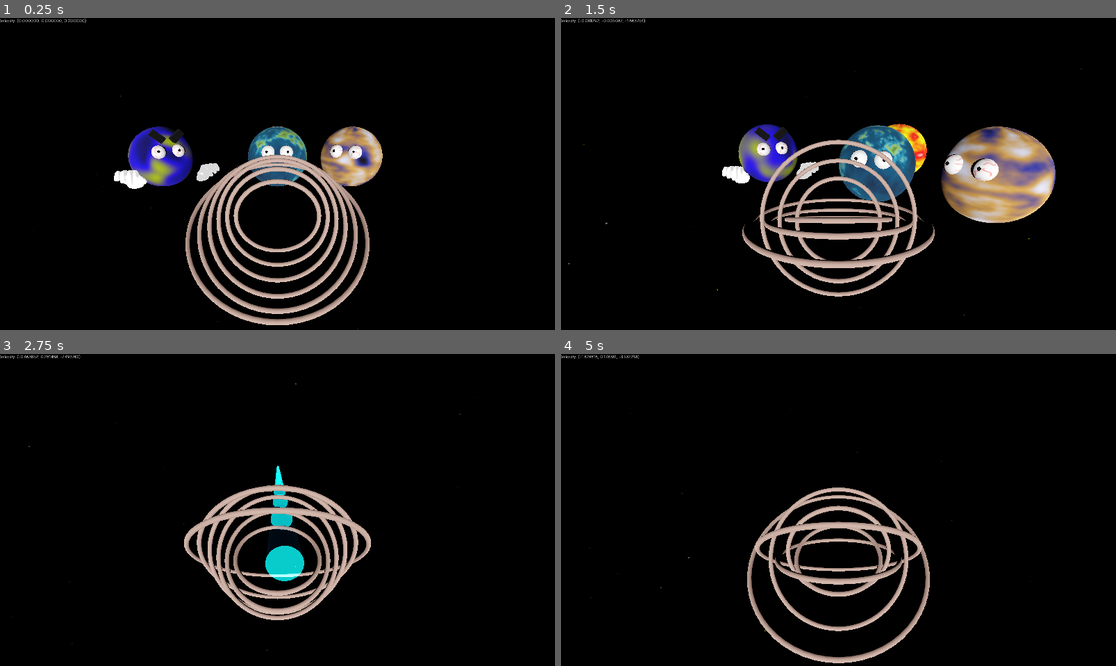
Above: before the commit, frames 1-4 (two rows, left to right).
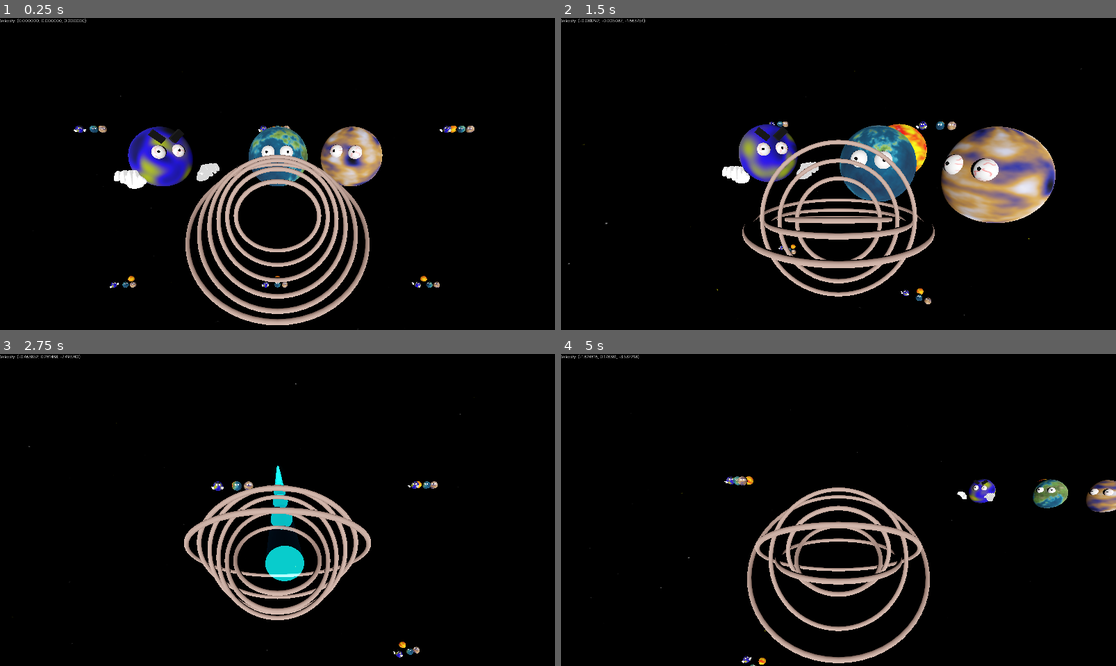
Above: after the commit, the same moments.

Repository: partkyle/godot-sparpg
Game: Godot game, scene res://game.tscn
The game is run twice, just before and just after one commit, with the same random seed, the same clock (stepped at 60 frames per second) and the same inputs.
Inputs (mouse positions are in pixels of both pictures, inside the frame that each line leads up to):
- Up to frame 1 (0.25 s): no input
- Up to frame 2 (1.5 s): tap Enter at 0.5 s; move the mouse to (866, 174) at 0.52 s; hold Q (decelerate) 0.53-1.28 s; hold E (accelerate) from 0.53 s (still down); move the mouse to (810, 174) at 1.27 s; tap F (melee) at 1.35 s
- Up to frame 3 (2.75 s): keep holding E (accelerate); move the mouse to (288, 503) at 2.02 s; press the mouse at (288, 503) at 2.03 s
- Up to frame 4 (5 s): keep holding E (accelerate); move the mouse to (832, 516) at 2.77 s; release the mouse at (832, 516) at 2.78 s; tap 0 at 2.85 s; move the mouse to (877, 513) at 3.52 s; hold Q (decelerate) 3.53-4.28 s; move the mouse to (794, 506) at 4.27 s; tap F (melee) at 4.35 s

The runs differ from the first frame. In frame 1, 3.0% of the frame differs, in the area x 13-86%, y 34-87%; in frame 2, 5.3%, in the area x 31-90%, y 33-92%; in frame 3, 0.3%; in frame 4, 1.4%.
Error after the commit: Invalid access to property or key 'global_position' on a base object of type 'Nil'. (res://entities/gridspawner/gridspawner.gd:14)

Commit message:
add gridspawner and spawn enemies in chunks

Diff:
--- /dev/null
+++ b/entities/enemygroup/EnemyGroup.tscn
@@ -0,0 +1,271 @@
+[gd_scene load_steps=43 format=3 uid="uid://c1ceeb6f0mny"]
+
+[ext_resource type="Script" uid="uid://cojqsp8br3pks" path="res://entities/enemygroup/enemy_group.gd" id="1_vm7jg"]
+[ext_resource type="Script" uid="uid://4tbts5iaml8k" path="res://entities/planet/planet.gd" id="2_ruxed"]
+[ext_resource type="Shader" uid="uid://cmonbjnvu1osx" path="res://entities/planet/planet.gdshader" id="3_k58rf"]
+[ext_resource type="Texture2D" uid="uid://b6oyi1p2polxr" path="res://entities/planet/assets/bloodshot-eyes.png" id="4_83qre"]
+[ext_resource type="PackedScene" uid="uid://ytxhomuqwq3" path="res://entities/hand/hand.tscn" id="5_t5bym"]
+[ext_resource type="Texture2D" uid="uid://cd8jbgjrnw6jo" path="res://entities/planet/assets/TexturesForPlanets-TerrestrialWorldsPack/Terrestrial1.png" id="6_hsbn4"]
+
+[sub_resource type="Gradient" id="Gradient_7jktm"]
+offsets = PackedFloat32Array(0, 0.296296, 0.698413, 0.978836)
+colors = PackedColorArray(0, 0, 0, 1, 0.110736, 0, 0.874512, 1, 0.593399, 0.683127, 7.70092e-07, 1, 0.978005, 0.403699, 0.676539, 1)
+
+[sub_resource type="FastNoiseLite" id="FastNoiseLite_ryrav"]
+noise_type = 3
+frequency = 0.0244
+fractal_octaves = 10
+fractal_lacunarity = 1.065
+fractal_gain = 1.4
+
+[sub_resource type="NoiseTexture3D" id="NoiseTexture3D_cnpgn"]
+resource_local_to_scene = true
+seamless = true
+color_ramp = SubResource("Gradient_7jktm")
+noise = SubResource("FastNoiseLite_ryrav")
+
+[sub_resource type="ShaderMaterial" id="ShaderMaterial_j5wjh"]
+render_priority = 0
+shader = ExtResource("3_k58rf")
+shader_parameter/noise_texture = SubResource("NoiseTexture3D_cnpgn")
+
+[sub_resource type="SphereMesh" id="SphereMesh_redn1"]
+material = SubResource("ShaderMaterial_j5wjh")
+
+[sub_resource type="StandardMaterial3D" id="StandardMaterial3D_qhcbd"]
+albedo_texture = ExtResource("4_83qre")
+
+[sub_resource type="SphereMesh" id="SphereMesh_kxouv"]
+material = SubResource("StandardMaterial3D_qhcbd")
+
+[sub_resource type="StandardMaterial3D" id="StandardMaterial3D_vaj68"]
+albedo_color = Color(0, 0, 0, 1)
+
+[sub_resource type="SphereMesh" id="SphereMesh_fu6pl"]
+material = SubResource("StandardMaterial3D_vaj68")
+
+[sub_resource type="StandardMaterial3D" id="StandardMaterial3D_j5wjh"]
+albedo_color = Color(0, 0, 0, 1)
+
+[sub_resource type="BoxMesh" id="BoxMesh_a54bq"]
+material = SubResource("StandardMaterial3D_j5wjh")
+size = Vector3(1, 0.505, 0.39)
+
+[sub_resource type="StandardMaterial3D" id="StandardMaterial3D_mfdv2"]
+albedo_texture = ExtResource("4_83qre")
+
+[sub_resource type="SphereMesh" id="SphereMesh_tjib4"]
+material = SubResource("StandardMaterial3D_mfdv2")
+
+[sub_resource type="StandardMaterial3D" id="StandardMaterial3D_lc2xo"]
+albedo_color = Color(0, 0, 0, 1)
+
+[sub_resource type="SphereMesh" id="SphereMesh_3n67k"]
+material = SubResource("StandardMaterial3D_lc2xo")
+
+[sub_resource type="SphereShape3D" id="SphereShape3D_5b1aq"]
+
+[sub_resource type="StandardMaterial3D" id="StandardMaterial3D_hve3p"]
+albedo_texture = ExtResource("6_hsbn4")
+
+[sub_resource type="SphereMesh" id="SphereMesh_n2taj"]
+material = SubResource("StandardMaterial3D_hve3p")
+
+[sub_resource type="StandardMaterial3D" id="StandardMaterial3D_iotsf"]
+
+[sub_resource type="SphereMesh" id="SphereMesh_ngn4w"]
+material = SubResource("StandardMaterial3D_iotsf")
+
+[sub_resource type="StandardMaterial3D" id="StandardMaterial3D_215e1"]
+albedo_color = Color(0, 0, 0, 1)
+
+[sub_resource type="SphereMesh" id="SphereMesh_ma8rg"]
+material = SubResource("StandardMaterial3D_215e1")
+
+[sub_resource type="StandardMaterial3D" id="StandardMaterial3D_80cx4"]
+
+[sub_resource type="SphereMesh" id="SphereMesh_r5030"]
+material = SubResource("StandardMaterial3D_80cx4")
+
+[sub_resource type="StandardMaterial3D" id="StandardMaterial3D_rvswv"]
+albedo_color = Color(0, 0, 0, 1)
+
+[sub_resource type="SphereMesh" id="SphereMesh_vqrs5"]
+material = SubResource("StandardMaterial3D_rvswv")
+
+[sub_resource type="Gradient" id="Gradient_j5wjh"]
+offsets = PackedFloat32Array(0, 0.243386, 0.592593, 0.804233, 1)
+colors = PackedColorArray(0, 0, 0, 1, 0.170125, 0.180691, 0.545615, 1, 0.74318, 0.533358, 0.255354, 1, 0.785277, 0.788011, 0.882432, 1, 1, 1, 1, 1)
+
+[sub_resource type="FastNoiseLite" id="FastNoiseLite_vef74"]
+noise_type = 3
+fractal_octaves = 10
+fractal_lacunarity = 1.38
+fractal_gain = 0.65
+
+[sub_resource type="NoiseTexture2D" id="NoiseTexture2D_1uh2m"]
+seamless = true
+color_ramp = SubResource("Gradient_j5wjh")
+noise = SubResource("FastNoiseLite_vef74")
+
+[sub_resource type="StandardMaterial3D" id="StandardMaterial3D_hb5m1"]
+albedo_texture = SubResource("NoiseTexture2D_1uh2m")
+
+[sub_resource type="SphereMesh" id="SphereMesh_wwv46"]
+material = SubResource("StandardMaterial3D_hb5m1")
+
+[sub_resource type="Gradient" id="Gradient_mfdv2"]
+offsets = PackedFloat32Array(0, 0.259259, 0.656085, 1)
+colors = PackedColorArray(1, 1, 1, 1, 1, 0, 0, 1, 1, 0.883333, 0, 1, 31.06, 39.773, 0, 1)
+
+[sub_resource type="FastNoiseLite" id="FastNoiseLite_iotsf"]
+
+[sub_resource type="NoiseTexture2D" id="NoiseTexture2D_taqbl"]
+seamless = true
+color_ramp = SubResource("Gradient_mfdv2")
+noise = SubResource("FastNoiseLite_iotsf")
+
+[sub_resource type="StandardMaterial3D" id="StandardMaterial3D_7sc4i"]
+albedo_texture = SubResource("NoiseTexture2D_taqbl")
+
+[sub_resource type="SphereMesh" id="SphereMesh_dic0p"]
+material = SubResource("StandardMaterial3D_7sc4i")
+
+[node name="EnemyGroup" type="Node3D"]
+script = ExtResource("1_vm7jg")
+
+[node name="Planet" type="Node3D" parent="."]
+transform = Transform3D(0.566807, 0, -0.82385, 0, 1, 0, 0.82385, 0, 0.566807, -1.91784, 0, 1.31947)
+script = ExtResource("2_ruxed")
+
+[node name="MeshInstance3D" type="MeshInstance3D" parent="Planet"]
+transform = Transform3D(0.779685, 0, -0.604641, 0, 1, 0, 0.604641, 0, 0.779685, 0, 0, 0)
+mesh = SubResource("SphereMesh_redn1")
+
+[node name="Eyes" type="Node3D" parent="Planet"]
+transform = Transform3D(-1, 0, -8.74228e-08, 0, 1, 0, 8.74228e-08, 0, -1, 0, 0, 0)
+
+[node name="Left" type="MeshInstance3D" parent="Planet/Eyes"]
+transform = Transform3D(-0.196777, 0, -0.0357604, 0, 0.2, 0, 0.0357604, 0, -0.196777, 0.12701, 0.134559, 0.435338)
+mesh = SubResource("SphereMesh_kxouv")
+skeleton = NodePath("../..")
+
+[node name="Pupil" type="MeshInstance3D" parent="Planet/Eyes/Left"]
+transform = Transform3D(0.2, 0, 0, 0, 0.2, 0, 0, 0, 0.2, 0.1, 0.084, -0.442)
+mesh = SubResource("SphereMesh_fu6pl")
+skeleton = NodePath("../../..")
+
+[node name="Eyebrow" type="MeshInstance3D" parent="Planet/Eyes/Left"]
+transform = Transform3D(0.750111, 0.661312, 0, -0.661312, 0.750111, 0, 0, 2.98023e-08, 1, 0, 1.12533, 0)
+mesh = SubResource("BoxMesh_a54bq")
+
+[node name="Right" type="MeshInstance3D" parent="Planet/Eyes"]
+transform = Transform3D(0.2, 0, 0, 0, 0.2, 0, 0, 0, 0.2, -0.134936, 0.134559, 0.435338)
+mesh = SubResource("SphereMesh_tjib4")
+skeleton = NodePath("../..")
+
+[node name="Pupil" type="MeshInstance3D" parent="Planet/Eyes/Right"]
+transform = Transform3D(0.2, 0, 0, 0, 0.2, 0, 0, 0, 0.2, -0.1, 0.084, 0.442)
+mesh = SubResource("SphereMesh_3n67k")
+skeleton = NodePath("../../..")
+
+[node name="Eyebrow" type="MeshInstance3D" parent="Planet/Eyes/Right"]
+transform = Transform3D(0.750111, 0.661312, 0, -0.661312, 0.750111, 0, 0, 2.98023e-08, 1, 0, 1.12533, 0)
+mesh = SubResource("BoxMesh_a54bq")
+
+[node name="Area3D" type="Area3D" parent="Planet"]
+
+[node name="CollisionShape3D" type="CollisionShape3D" parent="Planet/Area3D"]
+shape = SubResource("SphereShape3D_5b1aq")
+
+[node name="LeftHand" parent="Planet" instance=ExtResource("5_t5bym")]
+transform = Transform3D(0.32998, 2.88477e-08, -0.00366297, -2.88495e-08, 0.33, 3.75323e-17, -0.00366297, -3.20224e-10, -0.32998, -0.379856, -0.45235, -0.813058)
+
+[node name="RightHand" parent="Planet" instance=ExtResource("5_t5bym")]
+transform = Transform3D(-0.318866, 0, 0.0849986, 0, 0.33, 0, -0.0849986, 0, -0.318866, 0.513393, -0.45235, -0.620689)
+
+[node name="Planet2" type="Node3D" parent="."]
+transform = Transform3D(1, 0, 0, 0, 1, 0, 0, 0, 1, 0, 0, 1.32246)
+script = ExtResource("2_ruxed")
+
+[node name="MeshInstance3D" type="MeshInstance3D" parent="Planet2"]
+transform = Transform3D(0.775467, 0, -0.610044, 0, 1, 0, 0.610044, 0, 0.775467, -0.00927782, 0, 0)
+mesh = SubResource("SphereMesh_n2taj")
+
+[node name="Eyes" type="Node3D" parent="Planet2"]
+transform = Transform3D(-1, 0, -8.74228e-08, 0, 1, 0, 8.74228e-08, 0, -1, 0, 0, 0)
+
+[node name="Left" type="MeshInstance3D" parent="Planet2/Eyes"]
+transform = Transform3D(0.2, 0, 0, 0, 0.2, 0, 0, 0, 0.2, 0.12701, 0.134559, 0.435338)
+mesh = SubResource("SphereMesh_ngn4w")
+skeleton = NodePath("../..")
+
+[node name="Pupil" type="MeshInstance3D" parent="Planet2/Eyes/Left"]
+transform = Transform3D(0.2, 0, 0, 0, 0.2, 0, 0, 0, 0.2, 0.1, 0.084, 0.442)
+mesh = SubResource("SphereMesh_ma8rg")
+skeleton = NodePath("../../..")
+
+[node name="Right" type="MeshInstance3D" parent="Planet2/Eyes"]
+transform = Transform3D(0.2, 0, 0, 0, 0.2, 0, 0, 0, 0.2, -0.134936, 0.134559, 0.435338)
+mesh = SubResource("SphereMesh_r5030")
+skeleton = NodePath("../..")
+
+[node name="Pupil" type="MeshInstance3D" parent="Planet2/Eyes/Right"]
+transform = Transform3D(0.2, 0, 0, 0, 0.2, 0, 0, 0, 0.2, -0.1, 0.084, 0.442)
+mesh = SubResource("SphereMesh_vqrs5")
+skeleton = NodePath("../../..")
+
+[node name="Area3D" type="Area3D" parent="Planet2"]
+
+[node name="CollisionShape3D" type="CollisionShape3D" parent="Planet2/Area3D"]
+shape = SubResource("SphereShape3D_5b1aq")
+
+[node name="Planet3" type="Node3D" parent="."]
+transform = Transform3D(0.734965, 0, 0.678105, 0, 1, 0, -0.678105, 0, 0.734965, 1.22015, 0, 1.32246)
+script = ExtResource("2_ruxed")
+
+[node name="MeshInstance3D" type="MeshInstance3D" parent="Planet3"]
+transform = Transform3D(0.779685, 0, -0.604641, 0, 1, 0, 0.604641, 0, 0.779685, 0, 0, 0)
+mesh = SubResource("SphereMesh_wwv46")
+
+[node name="Eyes" type="Node3D" parent="Planet3"]
+transform = Transform3D(-1, 0, -8.74228e-08, 0, 1, 0, 8.74228e-08, 0, -1, 0, 0, 0)
+
+[node name="Left" type="MeshInstance3D" parent="Planet3/Eyes"]
+transform = Transform3D(-0.196777, 0, -0.0357604, 0, 0.2, 0, 0.0357604, 0, -0.196777, 0.12701, 0.134559, 0.435338)
+mesh = SubResource("SphereMesh_kxouv")
+skeleton = NodePath("../..")
+
+[node name="Pupil" type="MeshInstance3D" parent="Planet3/Eyes/Left"]
+transform = Transform3D(0.2, 0, -2.23517e-08, 0, 0.2, 0, 2.23517e-08, 0, 0.2, 0.1, 0.084, -0.414)
+mesh = SubResource("SphereMesh_fu6pl")
+skeleton = NodePath("../../..")
+
+[node name="Right" type="MeshInstance3D" parent="Planet3/Eyes"]
+transform = Transform3D(0.2, 0, 0, 0, 0.2, 0, 0, 0, 0.2, -0.134936, 0.134559, 0.435338)
+mesh = SubResource("SphereMesh_tjib4")
+skeleton = NodePath("../..")
+
+[node name="Pupil" type="MeshInstance3D" parent="Planet3/Eyes/Right"]
+transform = Transform3D(0.2, 0, 0, 0, 0.2, 0, 0, 0, 0.2, -0.1, 0.084, 0.442)
+mesh = SubResource("SphereMesh_3n67k")
+skeleton = NodePath("../../..")
+
+[node name="Area3D" type="Area3D" parent="Planet3"]
+
+[node name="CollisionShape3D" type="CollisionShape3D" parent="Planet3/Area3D"]
+shape = SubResource("SphereShape3D_5b1aq")
+
+[node name="Sun" type="Node3D" parent="."]
+transform = Transform3D(-1, 0, -8.74228e-08, 0, 1, 0, 8.74228e-08, 0, -1, 0, 0, 0)
+script = ExtResource("2_ruxed")
+rotation_speed = 0.2
+
+[node name="MeshInstance3D" type="MeshInstance3D" parent="Sun"]
+transform = Transform3D(-0.869834, 0, 0.543843, 0, 1, 0, -0.543843, 0, -0.869834, 0, 0, 0)
+mesh = SubResource("SphereMesh_dic0p")
+
+[node name="Area3D" type="Area3D" parent="Sun"]
+
+[node name="CollisionShape3D" type="CollisionShape3D" parent="Sun/Area3D"]
+shape = SubResource("SphereShape3D_5b1aq")
--- /dev/null
+++ b/entities/enemygroup/enemy_group.gd
@@ -0,0 +1,8 @@
+extends Node3D
+class_name EnemyGroup
+
+@export var player : Player
+
+func _ready() -> void:
+	for c in get_children():
+		c.player = player
--- /dev/null
+++ b/entities/gridspawner/gridspawner.gd
@@ -0,0 +1,24 @@
+extends Node
+class_name GridSpawner
+
+const ENEMY_GROUP = preload("res://entities/enemygroup/EnemyGroup.tscn")
+const CHUNK_SIZE = Vector3i(25, 25, 25)
+const r = 1
+
+@export var player : Player
+@export var target : Node
+
+var enemy_groups = {}
+
+func _process(delta: float) -> void:
+	var chunk = Vector3i(player.global_position) / CHUNK_SIZE
+	for x in range(-r, r+1):
+		for y in range(-r, r+1):
+			for z in range(-r, r+1):
+				var slot = chunk + Vector3i(x,y,z)
+				if not enemy_groups.has(slot):
+					var group = ENEMY_GROUP.instantiate()
+					enemy_groups[slot] = true
+					group.player = player
+					group.position = Vector3(slot * CHUNK_SIZE)
+					target.add_child(group)
--- a/game.tscn
+++ b/game.tscn
@@ -12,6 +12,7 @@
 [ext_resource type="Theme" uid="uid://cpddxkl67rvai" path="res://ui/ui_theme.tres" id="7_eow3j"]
 [ext_resource type="PackedScene" uid="uid://bys8s0ais0da1" path="res://entities/throne/throne.tscn" id="8_mfdv2"]
 [ext_resource type="Script" uid="uid://cm01cf3nmyysq" path="res://ui/fullscreen_controller.gd" id="10_iotsf"]
+[ext_resource type="Script" uid="uid://bfdqupmj0msnu" path="res://entities/gridspawner/gridspawner.gd" id="10_iotsf"]
 
 [sub_resource type="FastNoiseLite" id="FastNoiseLite_hve3p"]
 
@@ -57,83 +58,83 @@
 [sub_resource type="NoiseTexture3D" id="NoiseTexture3D_eow3j"]
 resource_local_to_scene = true
 seamless = true
-color_ramp = SubResource("Gradient_7jktm")
-noise = SubResource("FastNoiseLite_ryrav")
-
-[sub_resource type="ShaderMaterial" id="ShaderMaterial_j5wjh"]
+color_ramp = SubResource("Gradient_iotsf")
+noise = SubResource("FastNoiseLite_lc2xo")
+
+[sub_resource type="ShaderMaterial" id="ShaderMaterial_215e1"]
 render_priority = 0
 shader = ExtResource("2_feb5d")
 shader_parameter/noise_texture = SubResource("NoiseTexture3D_eow3j")
 
 [sub_resource type="SphereMesh" id="SphereMesh_vef74"]
-material = SubResource("ShaderMaterial_j5wjh")
+material = SubResource("ShaderMaterial_215e1")
+
+[sub_resource type="StandardMaterial3D" id="StandardMaterial3D_7sc4i"]
+albedo_texture = ExtResource("4_fc0e3")
+
+[sub_resource type="SphereMesh" id="SphereMesh_f1jbl"]
+material = SubResource("StandardMaterial3D_7sc4i")
+
+[sub_resource type="StandardMaterial3D" id="StandardMaterial3D_80cx4"]
+albedo_color = Color(0, 0, 0, 1)
+
+[sub_resource type="SphereMesh" id="SphereMesh_i2p71"]
+material = SubResource("StandardMaterial3D_80cx4")
+
+[sub_resource type="StandardMaterial3D" id="StandardMaterial3D_e8heu"]
+albedo_color = Color(0, 0, 0, 1)
+
+[sub_resource type="BoxMesh" id="BoxMesh_vef74"]
+material = SubResource("StandardMaterial3D_e8heu")
+size = Vector3(1, 0.505, 0.39)
+
+[sub_resource type="StandardMaterial3D" id="StandardMaterial3D_rvswv"]
+albedo_texture = ExtResource("4_fc0e3")
+
+[sub_resource type="SphereMesh" id="SphereMesh_5b14r"]
+material = SubResource("StandardMaterial3D_rvswv")
+
+[sub_resource type="StandardMaterial3D" id="StandardMaterial3D_boyg6"]
+albedo_color = Color(0, 0, 0, 1)
+
+[sub_resource type="SphereMesh" id="SphereMesh_36jdj"]
+material = SubResource("StandardMaterial3D_boyg6")
+
+[sub_resource type="SphereShape3D" id="SphereShape3D_fc0e3"]
+
+[sub_resource type="StandardMaterial3D" id="StandardMaterial3D_e36ub"]
+albedo_texture = ExtResource("3_fc0e3")
+
+[sub_resource type="SphereMesh" id="SphereMesh_mfdv2"]
+material = SubResource("StandardMaterial3D_e36ub")
+
+[sub_resource type="StandardMaterial3D" id="StandardMaterial3D_hb5m1"]
+
+[sub_resource type="SphereMesh" id="SphereMesh_lc2xo"]
+material = SubResource("StandardMaterial3D_hb5m1")
+
+[sub_resource type="StandardMaterial3D" id="StandardMaterial3D_x5p1p"]
+albedo_color = Color(0, 0, 0, 1)
+
+[sub_resource type="SphereMesh" id="SphereMesh_7sc4i"]
+material = SubResource("StandardMaterial3D_x5p1p")
 
 [sub_resource type="StandardMaterial3D" id="StandardMaterial3D_qhcbd"]
-albedo_texture = ExtResource("4_fc0e3")
-
-[sub_resource type="SphereMesh" id="SphereMesh_f1jbl"]
+
+[sub_resource type="SphereMesh" id="SphereMesh_e8heu"]
 material = SubResource("StandardMaterial3D_qhcbd")
 
-[sub_resource type="StandardMaterial3D" id="StandardMaterial3D_vaj68"]
-albedo_color = Color(0, 0, 0, 1)
-
-[sub_resource type="SphereMesh" id="SphereMesh_i2p71"]
-material = SubResource("StandardMaterial3D_vaj68")
-
-[sub_resource type="StandardMaterial3D" id="StandardMaterial3D_j5wjh"]
-albedo_color = Color(0, 0, 0, 1)
-
-[sub_resource type="BoxMesh" id="BoxMesh_vef74"]
-material = SubResource("StandardMaterial3D_j5wjh")
-size = Vector3(1, 0.505, 0.39)
-
-[sub_resource type="StandardMaterial3D" id="StandardMaterial3D_mfdv2"]
-albedo_texture = ExtResource("4_fc0e3")
-
-[sub_resource type="SphereMesh" id="SphereMesh_5b14r"]
-material = SubResource("StandardMaterial3D_mfdv2")
-
-[sub_resource type="StandardMaterial3D" id="StandardMaterial3D_lc2xo"]
-albedo_color = Color(0, 0, 0, 1)
-
-[sub_resource type="SphereMesh" id="SphereMesh_36jdj"]
-material = SubResource("StandardMaterial3D_lc2xo")
-
-[sub_resource type="SphereShape3D" id="SphereShape3D_fc0e3"]
-
-[sub_resource type="StandardMaterial3D" id="StandardMaterial3D_hve3p"]
-albedo_texture = ExtResource("3_fc0e3")
-
-[sub_resource type="SphereMesh" id="SphereMesh_mfdv2"]
-material = SubResource("StandardMaterial3D_hve3p")
-
-[sub_resource type="StandardMaterial3D" id="StandardMaterial3D_iotsf"]
-
-[sub_resource type="SphereMesh" id="SphereMesh_lc2xo"]
-material = SubResource("StandardMaterial3D_iotsf")
-
-[sub_resource type="StandardMaterial3D" id="StandardMaterial3D_215e1"]
-albedo_color = Color(0, 0, 0, 1)
-
-[sub_resource type="SphereMesh" id="SphereMesh_7sc4i"]
-material = SubResource("StandardMaterial3D_215e1")
-
-[sub_resource type="StandardMaterial3D" id="StandardMaterial3D_80cx4"]
-
-[sub_resource type="SphereMesh" id="SphereMesh_e8heu"]
-material = SubResource("StandardMaterial3D_80cx4")
-
-[sub_resource type="StandardMaterial3D" id="StandardMaterial3D_rvswv"]
+[sub_resource type="StandardMaterial3D" id="StandardMaterial3D_f1jbl"]
 albedo_color = Color(0, 0, 0, 1)
 
 [sub_resource type="SphereMesh" id="SphereMesh_boyg6"]
-material = SubResource("StandardMaterial3D_rvswv")
-
-[sub_resource type="Gradient" id="Gradient_j5wjh"]
+material = SubResource("StandardMaterial3D_f1jbl")
+
+[sub_resource type="Gradient" id="Gradient_vaj68"]
 offsets = PackedFloat32Array(0, 0.243386, 0.592593, 0.804233, 1)
 colors = PackedColorArray(0, 0, 0, 1, 0.170125, 0.180691, 0.545615, 1, 0.74318, 0.533358, 0.255354, 1, 0.785277, 0.788011, 0.882432, 1, 1, 1, 1, 1)
 
-[sub_resource type="FastNoiseLite" id="FastNoiseLite_vef74"]
+[sub_resource type="FastNoiseLite" id="FastNoiseLite_i2p71"]
 noise_type = 3
 fractal_octaves = 10
 fractal_lacunarity = 1.38
@@ -180,7 +181,7 @@
 player = NodePath("../Player")
 
 [node name="MeshInstance3D" type="MeshInstance3D" parent="Planet"]
-transform = Transform3D(0.922637, 0, -0.352925, 0, 1, 0, 0.352925, 0, 0.922637, 0, 0, 0)
+transform = Transform3D(0.47135, 0, -0.861548, 0, 1, 0, 0.861548, 0, 0.47135, 0, 0, 0)
 mesh = SubResource("SphereMesh_vef74")
 
 [node name="Eyes" type="Node3D" parent="Planet"]
@@ -231,7 +232,7 @@
 player = NodePath("../Player")
 
 [node name="MeshInstance3D" type="MeshInstance3D" parent="Planet2"]
-transform = Transform3D(0.922637, 0, -0.352925, 0, 1, 0, 0.352925, 0, 0.922637, 0, 0, 0)
+transform = Transform3D(0.465364, 0, -0.864806, 0, 1, 0, 0.864806, 0, 0.465364, -0.00927782, 0, 0)
 mesh = SubResource("SphereMesh_mfdv2")
 
 [node name="Eyes" type="Node3D" parent="Planet2"]
@@ -268,7 +269,7 @@
 player = NodePath("../Player")
 
 [node name="MeshInstance3D" type="MeshInstance3D" parent="Planet3"]
-transform = Transform3D(0.922637, 0, -0.352925, 0, 1, 0, 0.352925, 0, 0.922637, 0, 0, 0)
+transform = Transform3D(0.47135, 0, -0.861548, 0, 1, 0, 0.861548, 0, 0.47135, 0, 0, 0)
 mesh = SubResource("SphereMesh_x5p1p")
 
 [node name="Eyes" type="Node3D" parent="Planet3"]
@@ -306,7 +307,7 @@
 player = NodePath("../Player")
 
 [node name="MeshInstance3D" type="MeshInstance3D" parent="Sun"]
-transform = Transform3D(0.439274, 0, -0.92693, 0, 1, 0, 0.92693, 0, 0.439274, 0, 0, 0)
+transform = Transform3D(-0.838836, 0, -0.593486, 0, 1, 0, 0.593486, 0, -0.838836, 0, 0, 0)
 mesh = SubResource("SphereMesh_80cx4")
 
 [node name="Area3D" type="Area3D" parent="Sun"]
@@ -340,6 +341,11 @@
 
 [node name="FullscreenController" type="Node" parent="."]
 script = ExtResource("10_iotsf")
+
+[node name="gridspawner" type="Node" parent="." node_paths=PackedStringArray("player", "target")]
+script = ExtResource("10_iotsf")
+player = NodePath("../Player")
+target = NodePath("..")
 
 [node name="UI" type="CanvasLayer" parent="." node_paths=PackedStringArray("player")]
 script = ExtResource("6_ryrav")
Not shown, added: entities/enemygroup/enemy_group.gd.uid
Not shown, added: entities/gridspawner/gridspawner.gd.uid
Not shown: 2 places in game.tscn that only renumber resources
